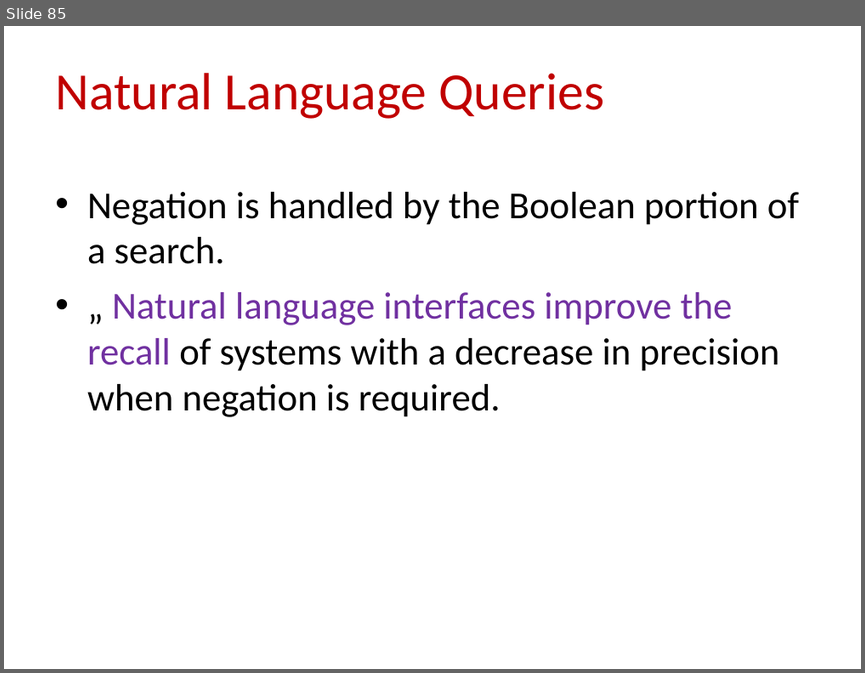
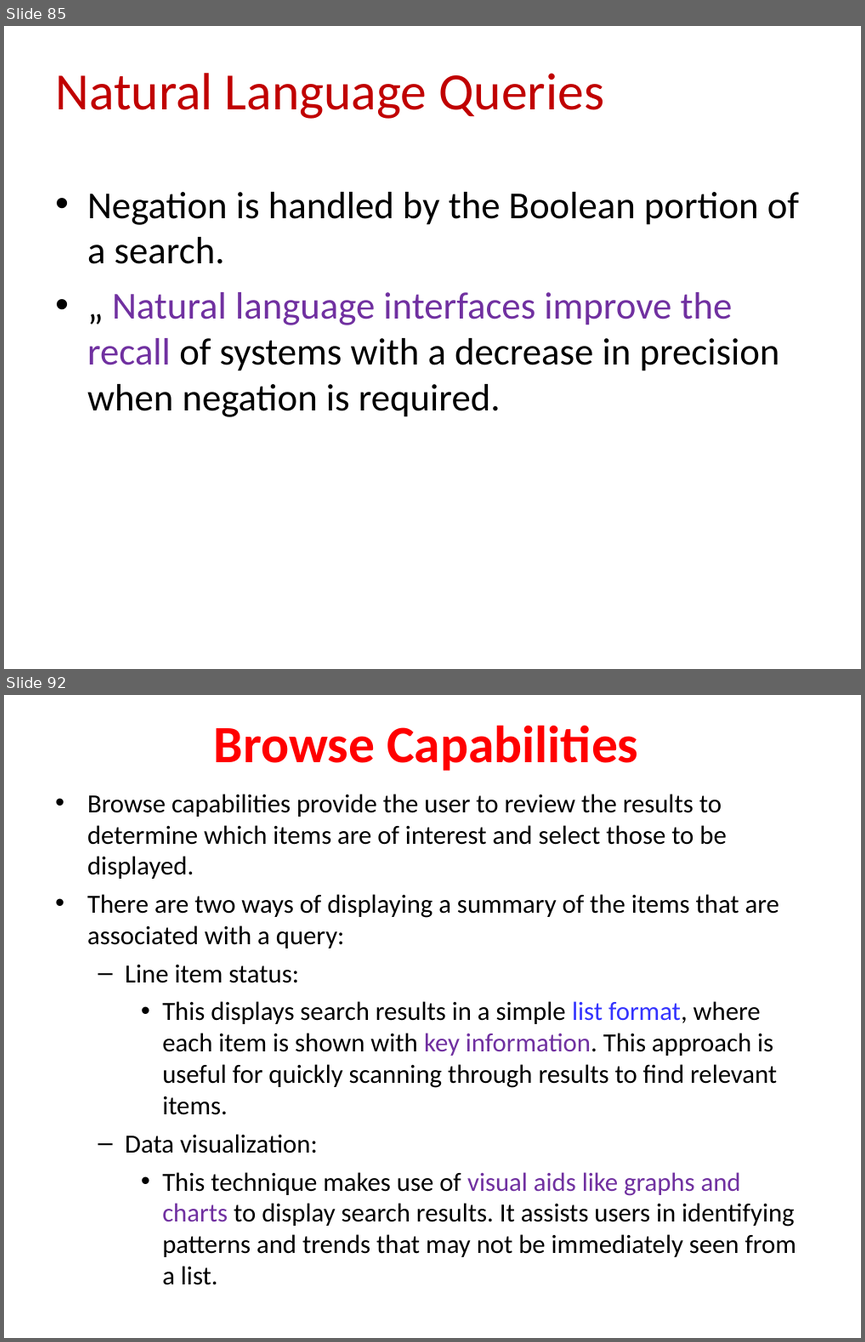
Before and after one commit to CSE-2026/4th-year-sem-1, a slide deck: IRS/UNIT I - IRS.ppt. Shown one above the other, each under a label of ours: slide 85 before the commit, slides 85 and 92 after it; the slides between them are not shown. The pictures are 865x673 and 865x1342 pixels, drawn with LibreOffice and Linux fonts; fonts in the diff are those of the drawing. Boxes give left, top, right and bottom in pixels: in the first picture for what was removed or moved away, otherwise in the second. Text is boxed around its words. In the diff, an @@ line names an element or a change of style, - is before the commit and + after.

```diff
--- a/IRS/UNIT I - IRS.ppt
+++ b/IRS/UNIT I - IRS.ppt
@@ slide 92 added at (4, 695, 861, 1338), background #FFFFFF @@
@@ title added at (214, 725, 638, 771), 44 pt, text #FF0000, bold @@
+Browse Capabilities
@@ text added at (87, 794, 796, 1285), 22 pt, text #000000 @@
+• Browse capabilities provide the user to review the results to determine which items are of interest and select those to be displayed.
+• There are two ways of displaying a summary of the items that are associated with a query:
+  – Line item status:
+    • This displays search results in a simple list format, where each item is shown with key information. This approach is useful for quickly scanning through results to find relevant items.
+  – Data visualization:
+    • This technique makes use of visual aids like graphs and charts to display search results. It assists users in identifying patterns and trends that may not be immediately seen from a list.
```
Also in this commit, not shown: 30 other slides added, 3 other files.
